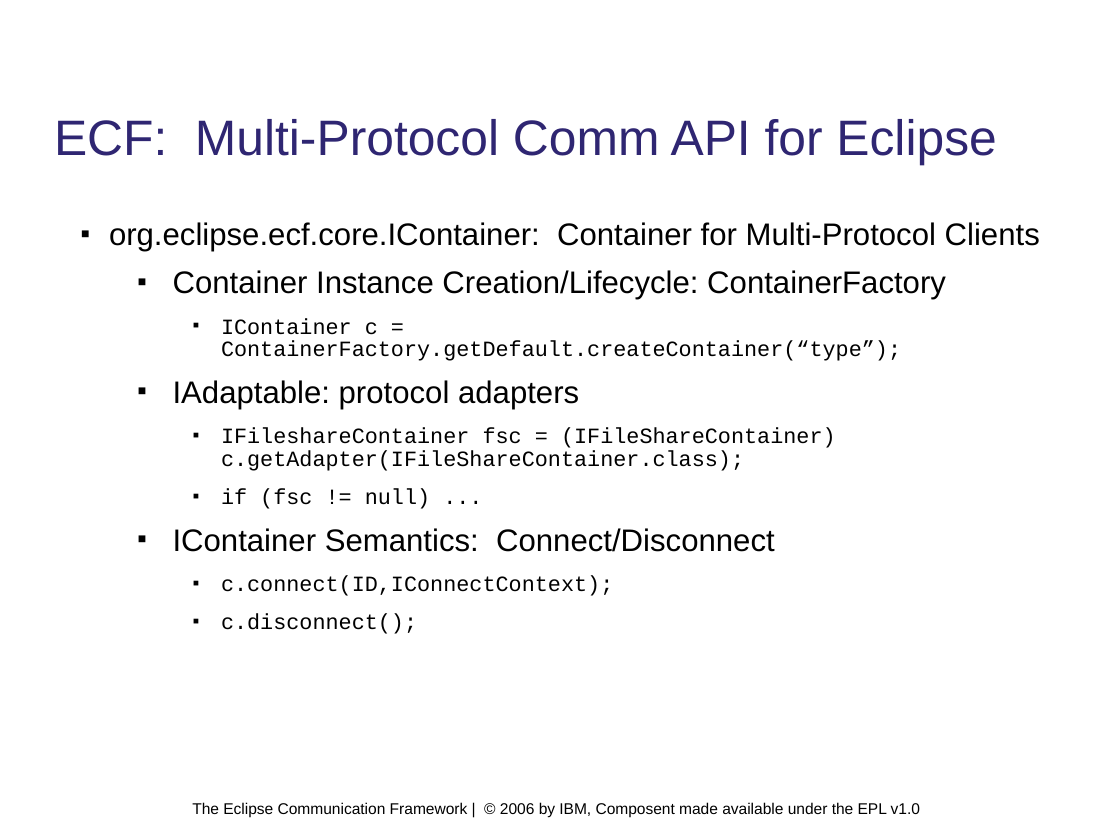
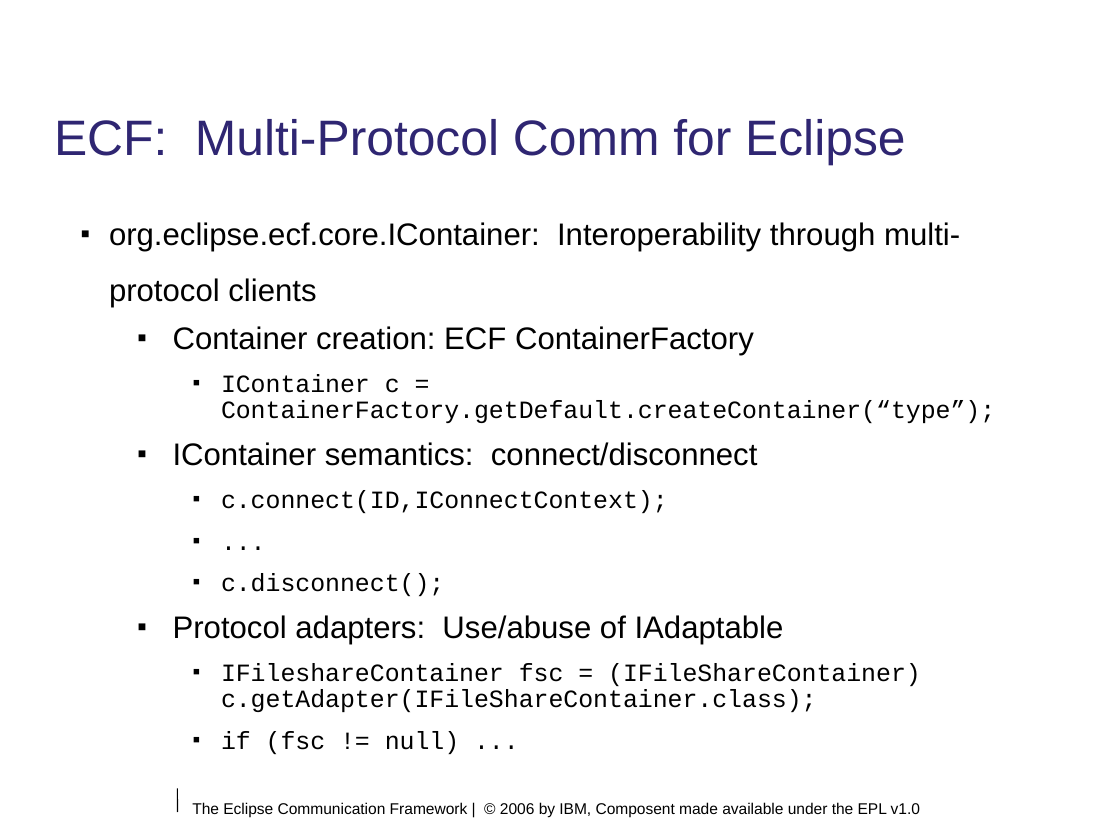
Before and after one commit to eclipse/ecf, a slide deck: slide 6 of doc/tutorials/EclipseCON 2006/module1.odp. Drawn at 1120x840 pixels with LibreOffice and Linux fonts; fonts in the diff are those of the drawing; background and template pictures are left out. Boxes give left, top, right and bottom in pixels: in the first picture for what was removed or moved away, otherwise in the second. Text is boxed around its words. In the diff, an @@ line names an element or a change of style, - is before the commit and + after.

```diff
--- a/doc/tutorials/EclipseCON 2006/module1.odp
+++ b/doc/tutorials/EclipseCON 2006/module1.odp
@@ title at box(54, 119, 905, 165): text changed @@
-ECF: Multi-Protocol Comm API for Eclipse
+ECF: Multi-Protocol Comm for Eclipse
@@ text at box(109, 222, 960, 356): text changed @@
-■ org.eclipse.ecf.core.IContainer: Container for Multi-Protocol Clients
-  ■ Container Instance Creation/Lifecycle: ContainerFactory
+■ org.eclipse.ecf.core.IContainer: Interoperability through multi-protocol clients
+  ■ Container creation: ECF ContainerFactory
@@ text at box(221, 374, 995, 754): size 14 to 16 pt in "IContainer c = ContainerFactory.getDefault.createContainer(“ ...", "IFileshareContainer fsc = (IFileShareContainer) c.getAdapter ...", "if (fsc != null) ..." @@
@@ text at box(173, 442, 784, 645): text changed @@
-  ■ IAdaptable: protocol adapters
+  ■ IContainer semantics: connect/disconnect
+    ■ c.connect(ID,IConnectContext);
+    ■ ...
+    ■ c.disconnect();
+  ■ Protocol adapters: Use/abuse of IAdaptable
@@ text at box(173, 528, 775, 634): paragraphs removed @@
-  ■ IContainer Semantics: Connect/Disconnect
-    ■ c.connect(ID,IConnectContext);
-    ■ c.disconnect();
@@ line added from (177, 788) to (178, 812), #000000 0.74 pt @@
```
Also in this commit, not shown: 16 other slides changed, 2 slides added, 2 slides removed, 1 other file.
